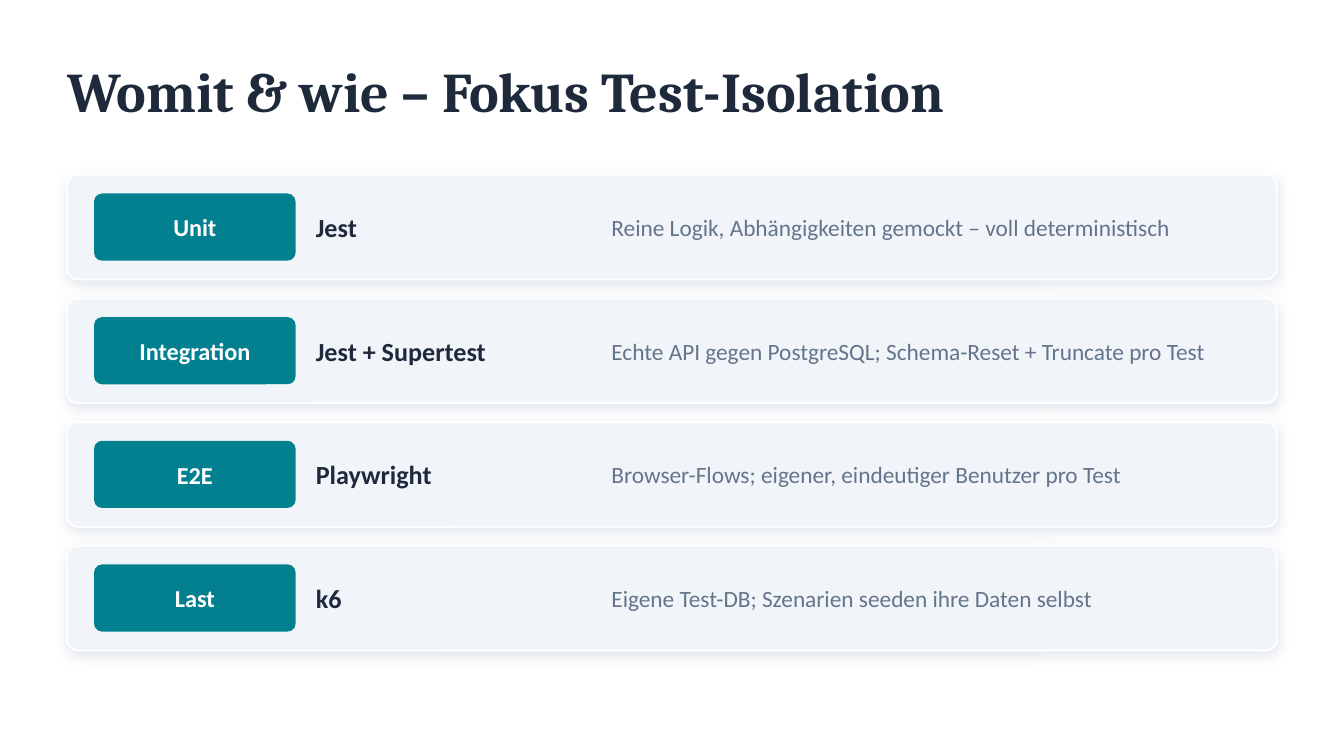
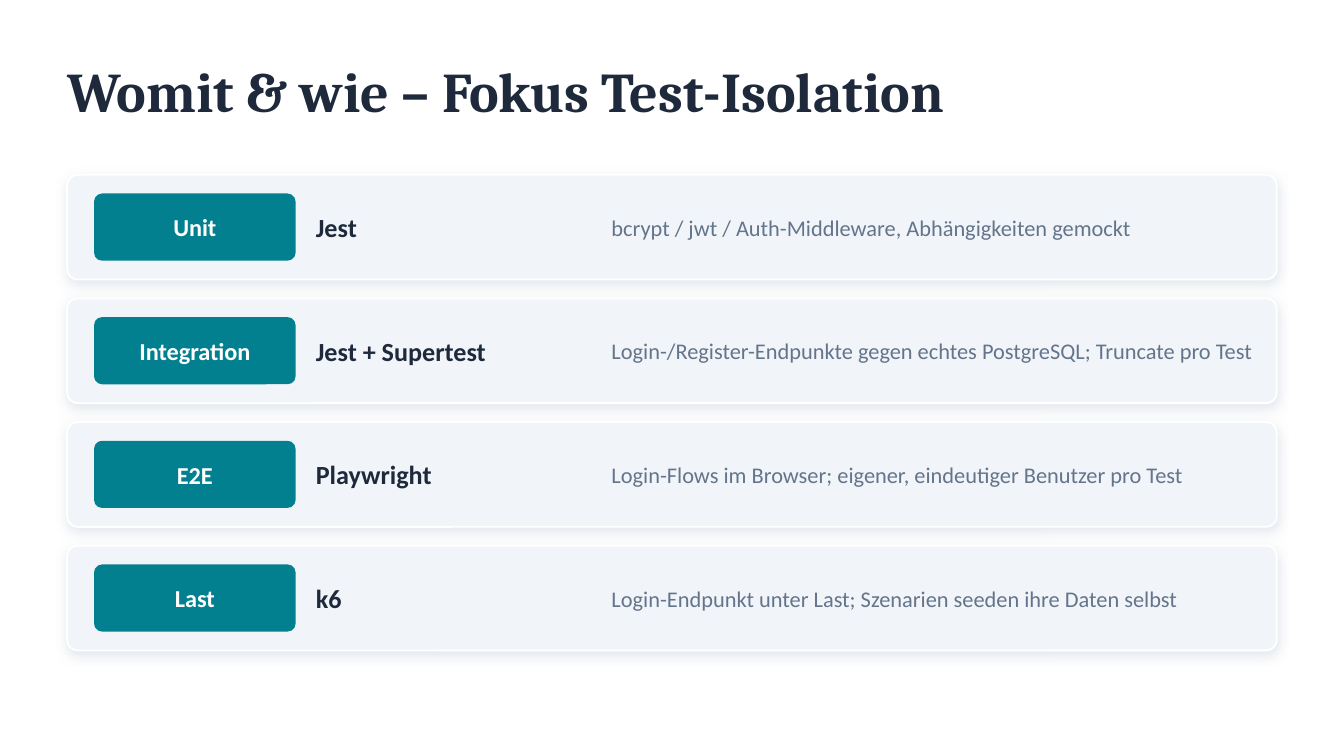
Before and after one commit to Lolo169169/wat4-2026ss-bb-zauner-seybold, a slide deck: slide 6 of PRESENTATION.pptx. Drawn at 1344x756 pixels with LibreOffice and Linux fonts; fonts in the diff are those of the drawing. Boxes give left, top, right and bottom in pixels: in the first picture for what was removed or moved away, otherwise in the second. Text is boxed around its words. In the diff, an @@ line names an element or a change of style, - is before the commit and + after.

Commit message:
refactoring - downsizing the tests. Focus on auth

```diff
--- a/PRESENTATION.pptx
+++ b/PRESENTATION.pptx
@@ text at (x1=611, y1=220, x2=1130, y2=240): text changed; size 12.5 to 12 pt @@
-Reine Logik, Abhängigkeiten gemockt – voll deterministisch
+bcrypt / jwt / Auth-Middleware, Abhängigkeiten gemockt
@@ text at (x1=611, y1=343, x2=1252, y2=363): text changed; size 12.5 to 12 pt @@
-Echte API gegen PostgreSQL; Schema-Reset + Truncate pro Test
+Login-/Register-Endpunkte gegen echtes PostgreSQL; Truncate pro Test
@@ text at (x1=611, y1=467, x2=1182, y2=487): text changed; size 12.5 to 12 pt @@
-Browser-Flows; eigener, eindeutiger Benutzer pro Test
+Login-Flows im Browser; eigener, eindeutiger Benutzer pro Test
@@ text at (x1=611, y1=591, x2=1177, y2=611): text changed; size 12.5 to 12 pt @@
-Eigene Test-DB; Szenarien seeden ihre Daten selbst
+Login-Endpunkt unter Last; Szenarien seeden ihre Daten selbst
```
Also in this commit, not shown: 9 other slides changed, 22 other files.
